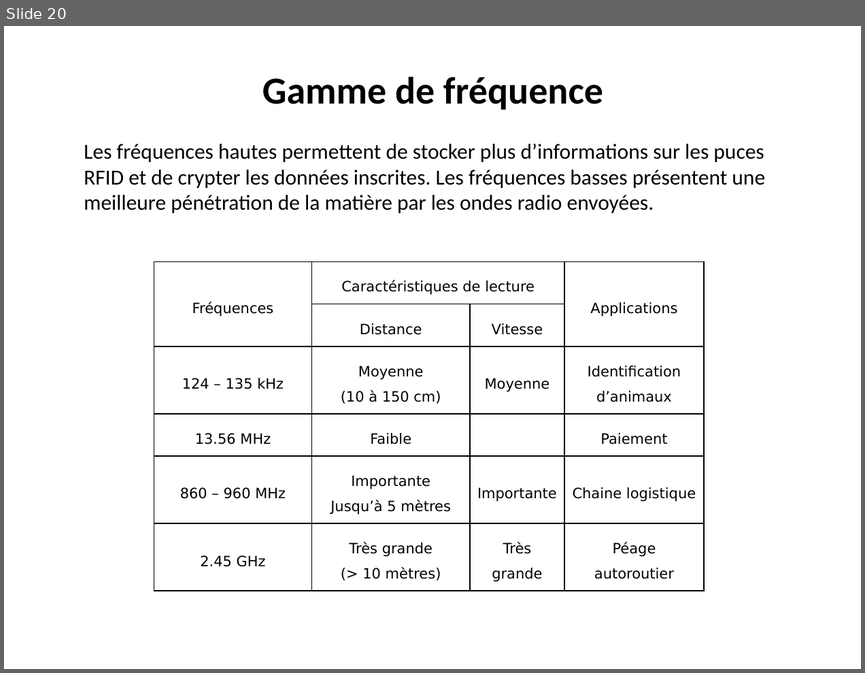
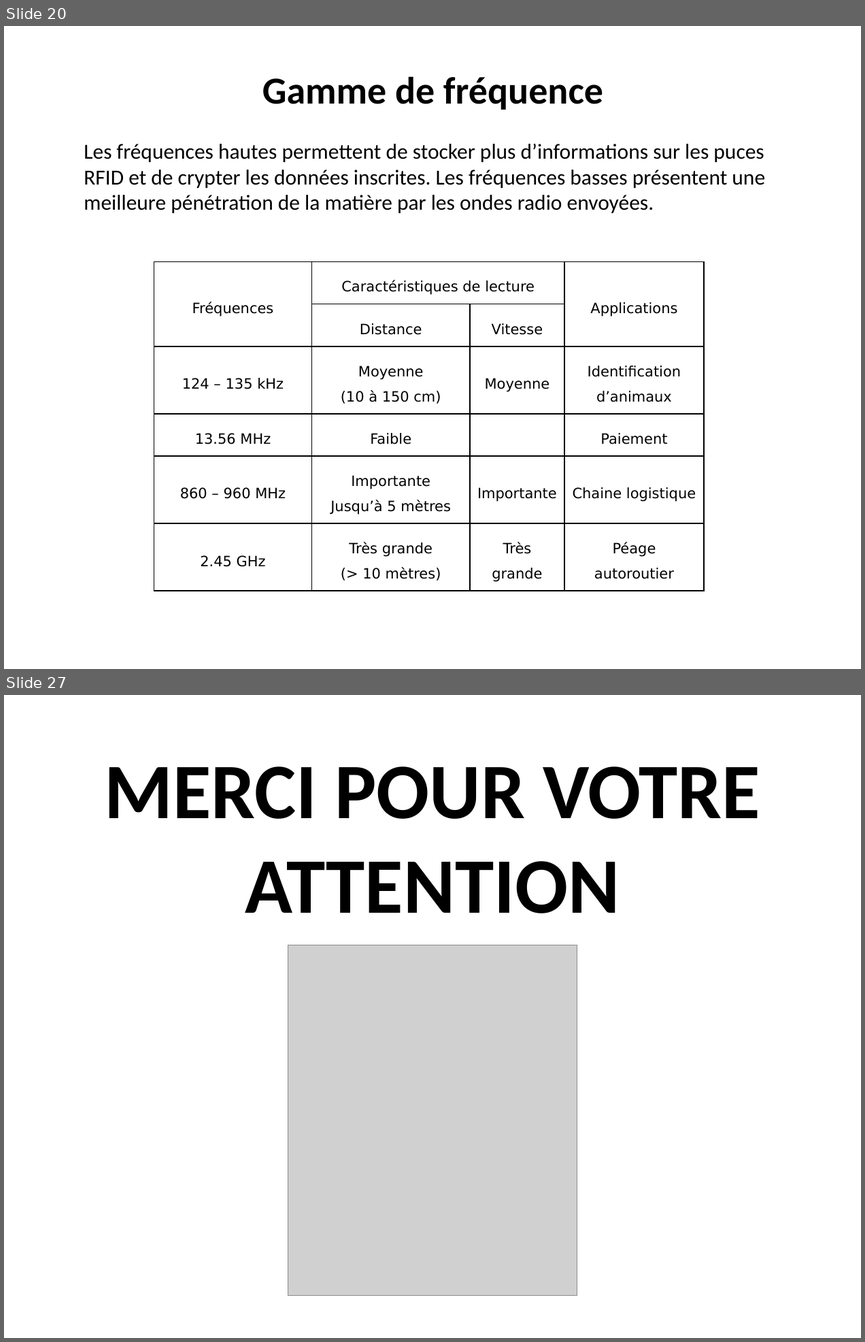
Before and after one commit to adeiry/RFID, a slide deck: RFID.pptx. Shown one above the other, each under a label of ours: slide 20 before the commit, slides 20 and 27 after it; the slides between them are not shown. The pictures are 865x673 and 865x1342 pixels, drawn with LibreOffice and Linux fonts; fonts in the diff are those of the drawing; grey boxes stand for pictures. Boxes give left, top, right and bottom in pixels: in the first picture for what was removed or moved away, otherwise in the second. Text is boxed around its words. In the diff, an @@ line names an element or a change of style, - is before the commit and + after.

```diff
--- a/RFID.pptx
+++ b/RFID.pptx
@@ slide 27 added at (4, 695, 861, 1338), background #FFFFFF @@
@@ title added at (104, 766, 760, 913), 66 pt, text #000000, bold @@
+MERCI POUR VOTRE ATTENTION
@@ picture added at (288, 945, 577, 1295) @@
```
Also in this commit, not shown: 6 other slides added.
